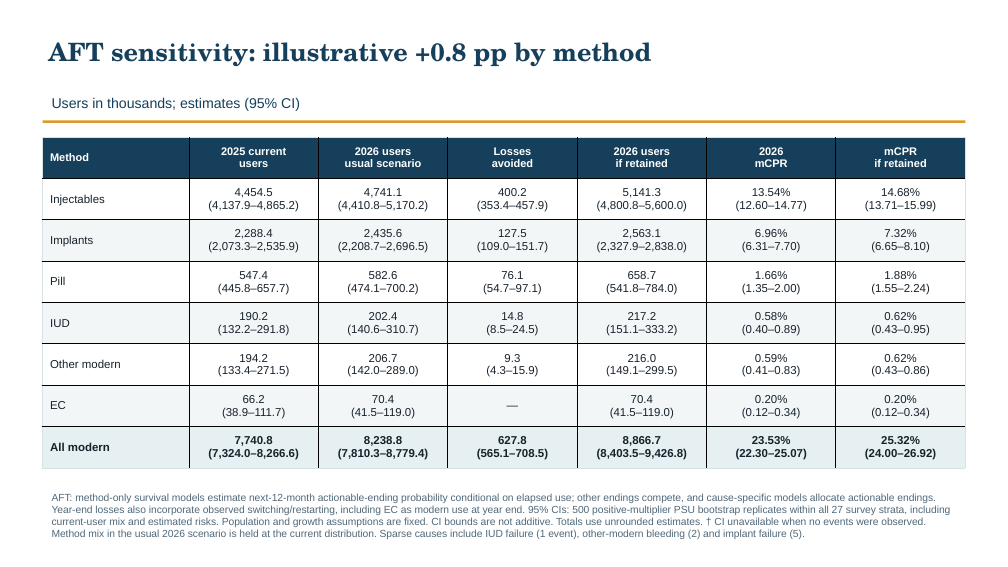
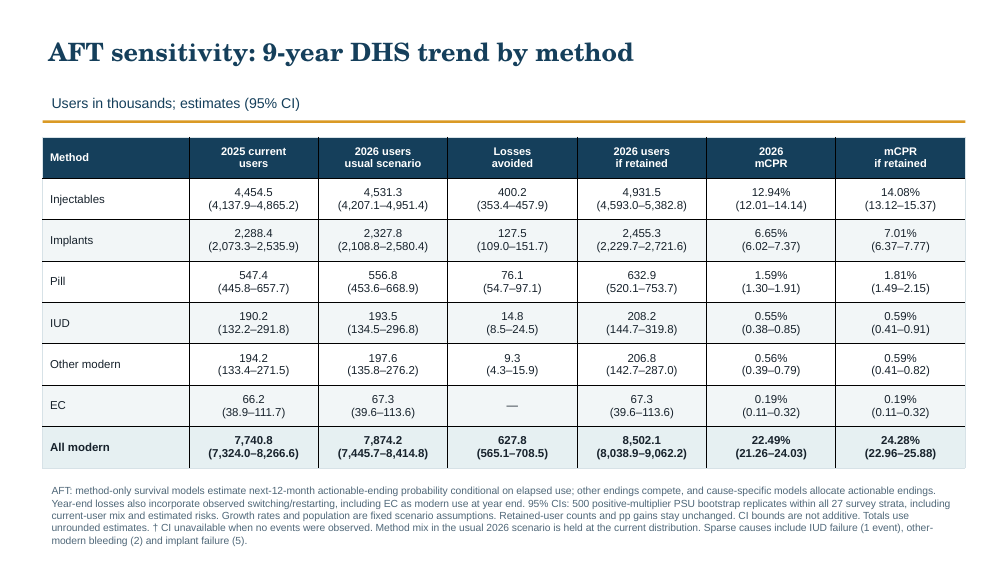
Before and after one commit to graciasierra6/Discontinuation-analyses, a slide deck: slide 85 of Ethiopia_analysis/ethiopia_presentation.pptx. Drawn at 1008x567 pixels with LibreOffice and Linux fonts; fonts in the diff are those of the drawing. Boxes give left, top, right and bottom in pixels: in the first picture for what was removed or moved away, otherwise in the second. Text is boxed around its words. In the diff, an @@ line names an element or a change of style, - is before the commit and + after.

```diff
--- a/Ethiopia_analysis/ethiopia_presentation.pptx
+++ b/Ethiopia_analysis/ethiopia_presentation.pptx
@@ text at <box>48,42,633,66</box>: text changed @@
-AFT sensitivity: illustrative +0.8 pp by method
+AFT sensitivity: 9-year DHS trend by method
@@ table at <box>42,137,965,468</box> @@
-row 2: Injectables | 4,454.5 / (4,137.9–4,865.2) | 4,741.1 / (4,410.8–5,170.2) | 400.2 / (353.4–457.9) | 5,141.3 / (4,800.8–5,600.0) | 13.54% / (12.60–14.77) | 14.68% / (13.71–15.99)
+row 2: Injectables | 4,454.5 / (4,137.9–4,865.2) | 4,531.3 / (4,207.1–4,951.4) | 400.2 / (353.4–457.9) | 4,931.5 / (4,593.0–5,382.8) | 12.94% / (12.01–14.14) | 14.08% / (13.12–15.37)
-row 3: Implants | 2,288.4 / (2,073.3–2,535.9) | 2,435.6 / (2,208.7–2,696.5) | 127.5 / (109.0–151.7) | 2,563.1 / (2,327.9–2,838.0) | 6.96% / (6.31–7.70) | 7.32% / (6.65–8.10)
+row 3: Implants | 2,288.4 / (2,073.3–2,535.9) | 2,327.8 / (2,108.8–2,580.4) | 127.5 / (109.0–151.7) | 2,455.3 / (2,229.7–2,721.6) | 6.65% / (6.02–7.37) | 7.01% / (6.37–7.77)
-row 4: Pill | 547.4 / (445.8–657.7) | 582.6 / (474.1–700.2) | 76.1 / (54.7–97.1) | 658.7 / (541.8–784.0) | 1.66% / (1.35–2.00) | 1.88% / (1.55–2.24)
+row 4: Pill | 547.4 / (445.8–657.7) | 556.8 / (453.6–668.9) | 76.1 / (54.7–97.1) | 632.9 / (520.1–753.7) | 1.59% / (1.30–1.91) | 1.81% / (1.49–2.15)
-row 5: IUD | 190.2 / (132.2–291.8) | 202.4 / (140.6–310.7) | 14.8 / (8.5–24.5) | 217.2 / (151.1–333.2) | 0.58% / (0.40–0.89) | 0.62% / (0.43–0.95)
+row 5: IUD | 190.2 / (132.2–291.8) | 193.5 / (134.5–296.8) | 14.8 / (8.5–24.5) | 208.2 / (144.7–319.8) | 0.55% / (0.38–0.85) | 0.59% / (0.41–0.91)
-row 6: Other modern | 194.2 / (133.4–271.5) | 206.7 / (142.0–289.0) | 9.3 / (4.3–15.9) | 216.0 / (149.1–299.5) | 0.59% / (0.41–0.83) | 0.62% / (0.43–0.86)
+row 6: Other modern | 194.2 / (133.4–271.5) | 197.6 / (135.8–276.2) | 9.3 / (4.3–15.9) | 206.8 / (142.7–287.0) | 0.56% / (0.39–0.79) | 0.59% / (0.41–0.82)
-row 7: EC | 66.2 / (38.9–111.7) | 70.4 / (41.5–119.0) | — | 70.4 / (41.5–119.0) | 0.20% / (0.12–0.34) | 0.20% / (0.12–0.34)
+row 7: EC | 66.2 / (38.9–111.7) | 67.3 / (39.6–113.6) | — | 67.3 / (39.6–113.6) | 0.19% / (0.11–0.32) | 0.19% / (0.11–0.32)
-row 8: All modern | 7,740.8 / (7,324.0–8,266.6) | 8,238.8 / (7,810.3–8,779.4) | 627.8 / (565.1–708.5) | 8,866.7 / (8,403.5–9,426.8) | 23.53% / (22.30–25.07) | 25.32% / (24.00–26.92)
+row 8: All modern | 7,740.8 / (7,324.0–8,266.6) | 7,874.2 / (7,445.7–8,414.8) | 627.8 / (565.1–708.5) | 8,502.1 / (8,038.9–9,062.2) | 22.49% / (21.26–24.03) | 24.28% / (22.96–25.88)
@@ text at <box>52,487,950,546</box>: text changed @@
-AFT: method-only survival models estimate next-12-month actionable-ending probability conditional on elapsed use; other endings compete, and cause-specific models allocate actionable endings. Year-end losses also incorporate observed switching/restarting, including EC as modern use at year end. 95% CIs: 500 positive-multiplier PSU bootstrap replicates within all 27 survey strata, including current-user mix and estimated risks. Population and growth assumptions are fixed. CI bounds are not additive. Totals use unrounded estimates. † CI unavailable when no events were observed. Method mix in the usual 2026 scenario is held at the current distribution. Sparse causes include IUD failure (1 event), other-modern bleeding (2) and implant failure (5).
+AFT: method-only survival models estimate next-12-month actionable-ending probability conditional on elapsed use; other endings compete, and cause-specific models allocate actionable endings. Year-end losses also incorporate observed switching/restarting, including EC as modern use at year end. 95% CIs: 500 positive-multiplier PSU bootstrap replicates within all 27 survey strata, including current-user mix and estimated risks. Growth rates and population are fixed scenario assumptions. Retained-user counts and pp gains stay unchanged. CI bounds are not additive. Totals use unrounded estimates. † CI unavailable when no events were observed. Method mix in the usual 2026 scenario is held at the current distribution. Sparse causes include IUD failure (1 event), other-modern bleeding (2) and implant failure (5).
```
Also in this commit, not shown: 25 other slides changed, 2 slides added, 2 slides removed, 17 other files.
